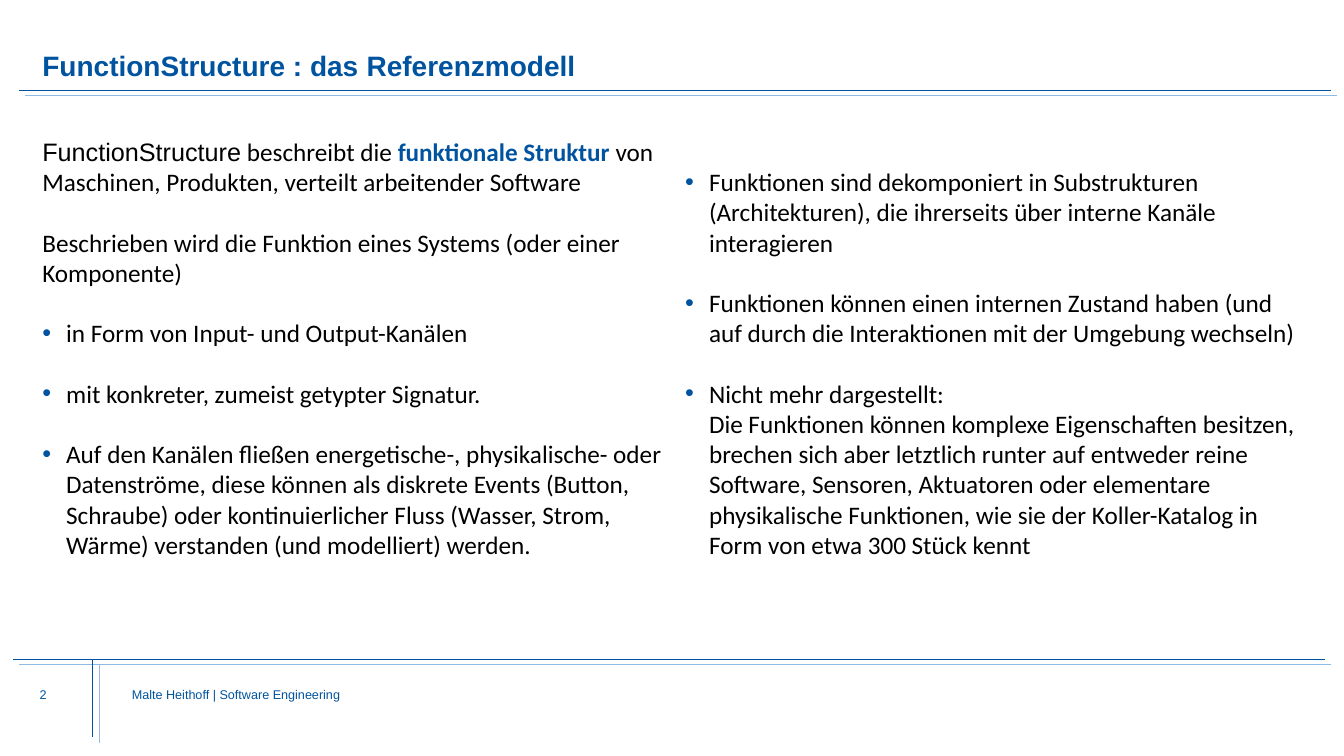
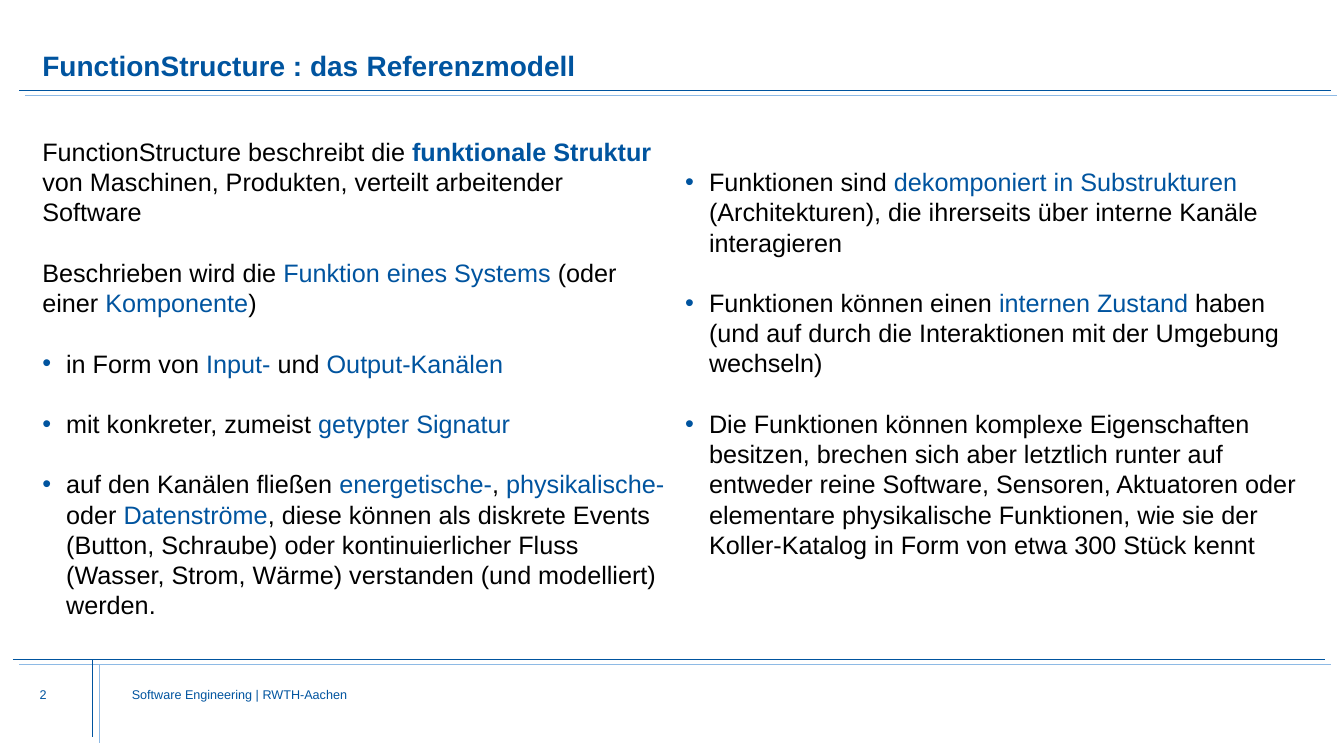
Before and after one commit to Fishi2402/montigem, a slide deck: slide 2 of products/syse_functions/doc/FunctionStructure.Explanation.pptx. Drawn at 1344x756 pixels with LibreOffice and Linux fonts; fonts in the diff are those of the drawing; background and template pictures are left out. Boxes give left, top, right and bottom in pixels: in the first picture for what was removed or moved away, otherwise in the second. Text is boxed around its words. In the diff, an @@ line names an element or a change of style, - is before the commit and + after.

Commit message:
FunctionStructure Update

```diff
--- a/products/syse_functions/doc/FunctionStructure.Explanation.pptx
+++ b/products/syse_functions/doc/FunctionStructure.Explanation.pptx
@@ text at [42, 142, 651, 378]: font Calibri to Arial in "beschreibt die funktionale Struktur von Maschinen, Produkten ...", "Beschrieben wird die Funktion eines Systems (oder ...", "in Form von Input- und Output-Kanälen"; text colour #000000 to #00549F in "Funktion eines Systems Komponente)", "Input- Output-Kanälen" @@
@@ text at [709, 172, 1279, 378]: font Calibri to Arial in "Funktionen sind dekomponiert in Substrukturen (Architekturen ...", "Funktionen können einen internen Zustand haben (und ..."; text colour #000000 to #00549F in "dekomponiert in Substrukturen", "internen Zustand" @@
@@ text at [709, 414, 1295, 560]: text changed; font Calibri to Arial @@
-• Nicht mehr dargestellt:
-  Die Funktionen können komplexe Eigenschaften besitzen, brechen sich aber letztlich runter auf entweder reine Software, Sensoren, Aktuatoren oder elementare physikalische Funktionen, wie sie der Koller-Katalog in Form von etwa 300 Stück kennt
+• Die Funktionen können komplexe Eigenschaften besitzen, brechen sich aber letztlich runter auf entweder reine Software, Sensoren, Aktuatoren oder elementare physikalische Funktionen, wie sie der Koller-Katalog in Form von etwa 300 Stück kennt
@@ text at [66, 474, 664, 615]: text changed; font Calibri to Arial @@
-• mit konkreter, zumeist getypter Signatur.
-• Auf den Kanälen fließen energetische-, physikalische- oder Datenströme, diese können als diskrete Events (Button, Schraube) oder kontinuierlicher Fluss (Wasser, Strom, Wärme) verstanden (und modelliert) werden.
+• mit konkreter, zumeist getypter Signatur
+• auf den Kanälen fließen energetische-, physikalische- oder Datenströme, diese können als diskrete Events (Button, Schraube) oder kontinuierlicher Fluss (Wasser, Strom, Wärme) verstanden (und modelliert) werden.
@@ text at [132, 690, 348, 702]: text changed @@
-Malte Heithoff | Software Engineering
+Software Engineering | RWTH-Aachen
```
Also in this commit, not shown: 16 other slides changed, 4 slides added, 15 slides removed, 1 other file.
